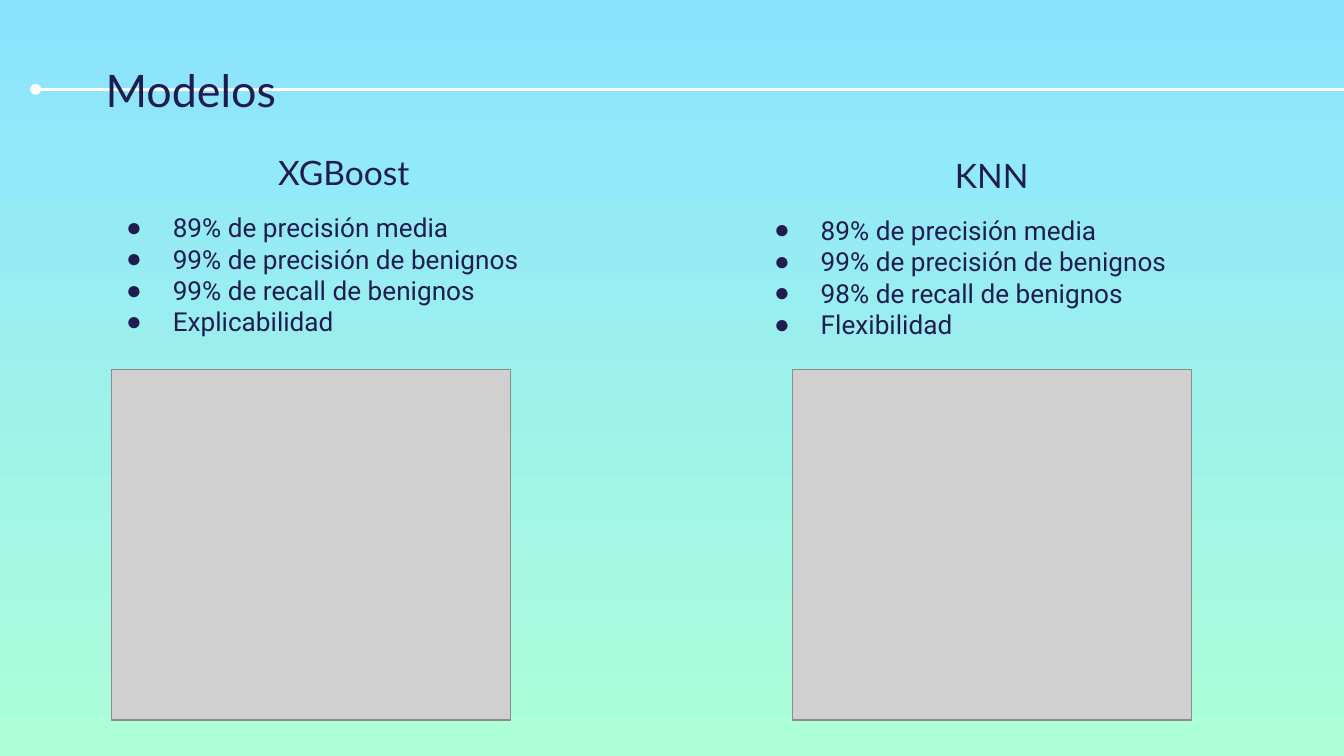
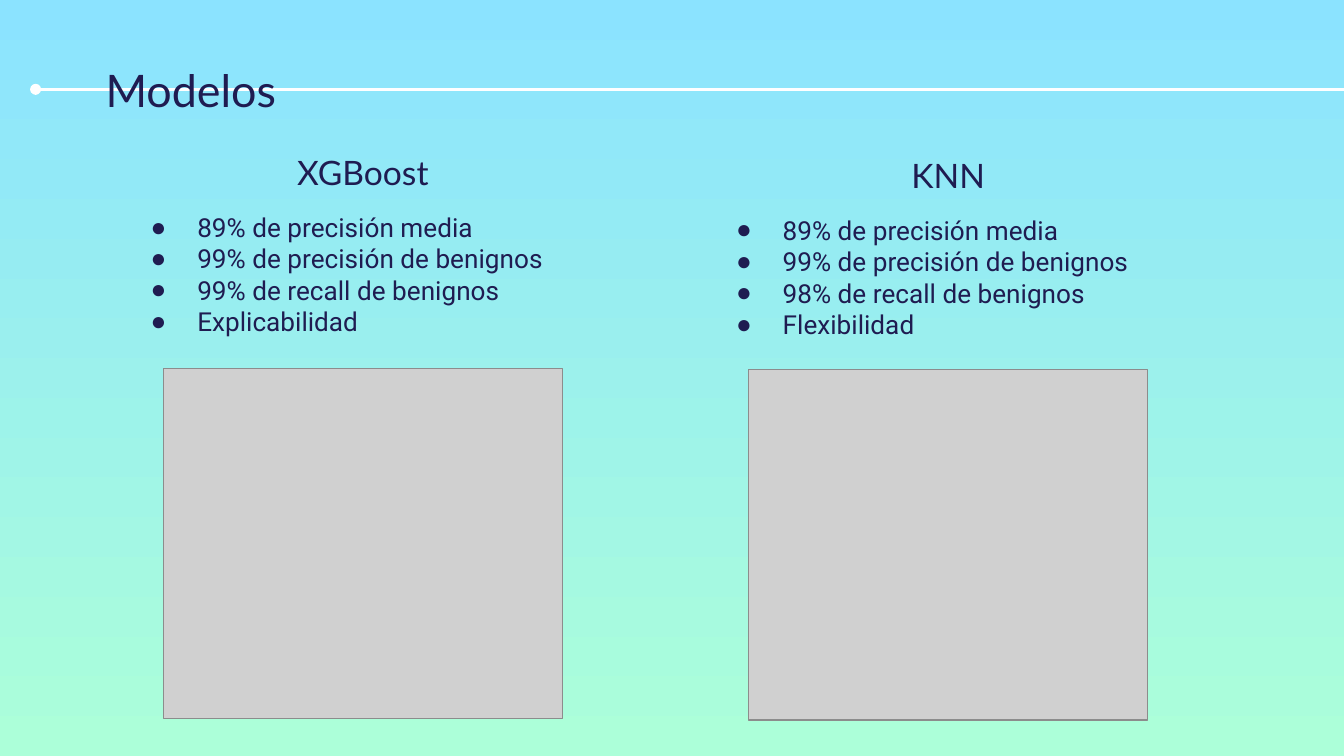
Before and after one commit to AnxoCasal/DDoS-Model-Prediction, a slide deck: slide 11 of Documentacion/Resumen_Proyecto.pptx. Drawn at 1344x756 pixels with LibreOffice and Linux fonts; fonts in the diff are those of the drawing; grey boxes stand for pictures. Boxes give left, top, right and bottom in pixels: in the first picture for what was removed or moved away, otherwise in the second. Text is boxed around its words. In the diff, an @@ line names an element or a change of style, - is before the commit and + after.

Commit message:
Presentacion

```diff
--- a/Documentacion/Resumen_Proyecto.pptx
+++ b/Documentacion/Resumen_Proyecto.pptx
@@ title "XGBoost": place and size @@
-title "XGBoost" at [278,160,409,186]
+title "XGBoost" at [297,160,428,186]
@@ text "KNN": place and size @@
-text "KNN" at [955,164,1028,188]
+text "KNN" at [911,164,984,188]
@@ text "89% de precisión media": place and size @@
-text "89% de precisión media" at [173,217,518,337]
+text "89% de precisión media" at [197,217,543,337]
@@ text "89% de precisión media": place and size @@
-text "89% de precisión media" at [821,220,1166,335]
+text "89% de precisión media" at [783,220,1128,335]
@@ picture: place and size @@
-picture at [112,370,511,720]
+picture at [163,368,562,719]
@@ picture: place and size @@
-picture at [792,370,1191,720]
+picture at [749,370,1148,720]
```
Also in this commit, not shown: 2 other slides changed.
